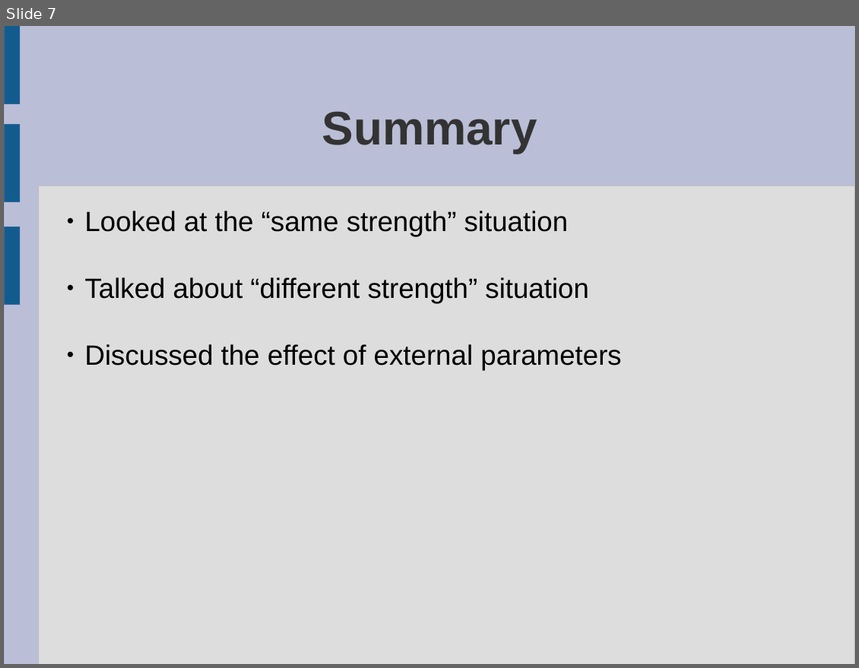
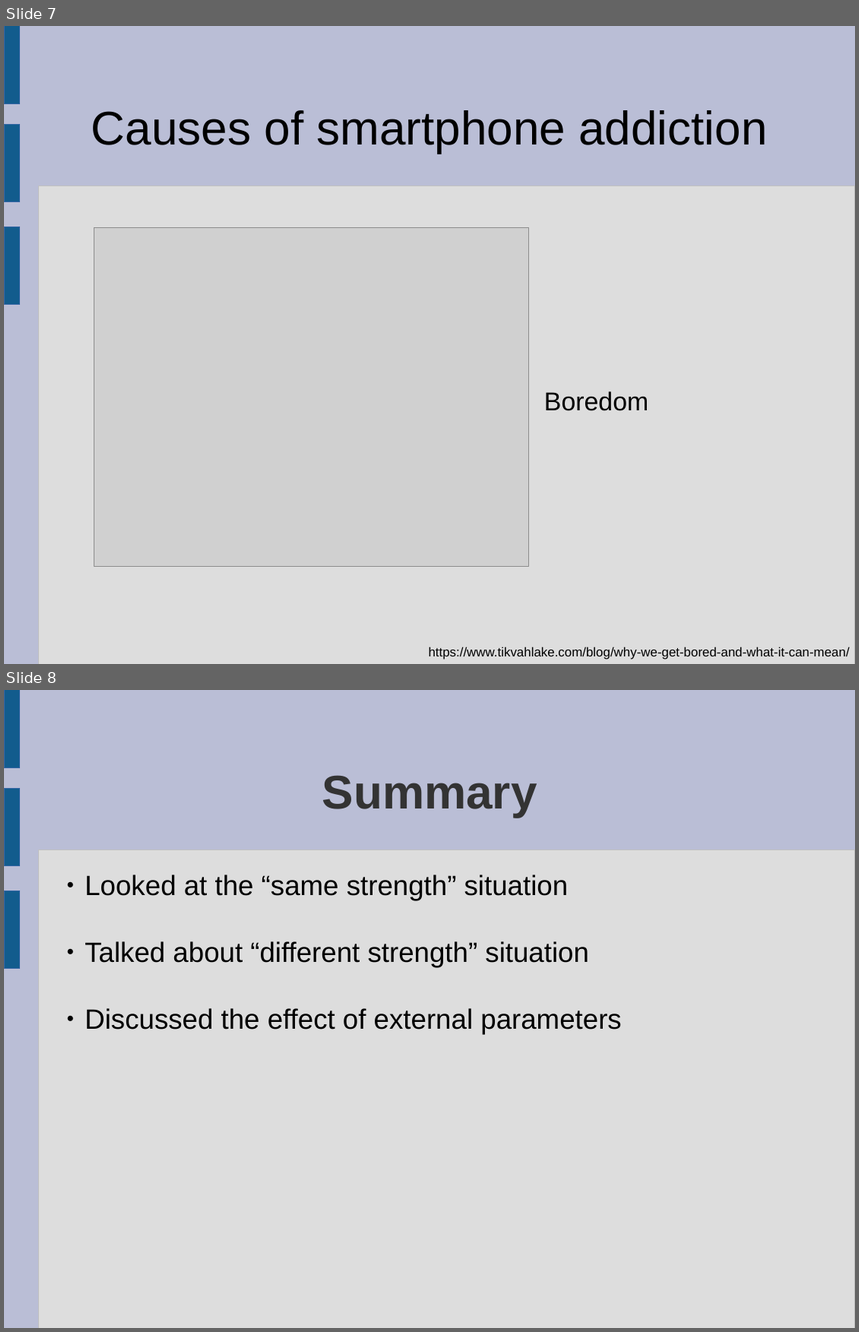
Before and after one commit to llmontoryxd/english, a slide deck: Presentation_8sem_1.odp. Shown one above the other, each under a label of ours: slide 7 before the commit, slides 7 and 8 after it. The pictures are 859x668 and 859x1332 pixels, drawn with LibreOffice and Linux fonts; fonts in the diff are those of the drawing; grey boxes stand for pictures. Boxes give left, top, right and bottom in pixels: in the first picture for what was removed or moved away, otherwise in the second. Text is boxed around its words. In the diff, an @@ line names an element or a change of style, - is before the commit and + after.

```diff
--- a/Presentation_8sem_1.odp
+++ b/Presentation_8sem_1.odp
@@ slide 7 added at [4,26,855,664], background #BABED6; not listed: 4 template elements that a slide beside it also shows @@
@@ title added at [91,110,767,154], 44 pt, text #000000 @@
+Causes of smartphone addiction
@@ picture added at [94,227,529,566] @@
@@ text added at [544,392,648,411], 24 pt, text #000000 @@
+Boredom
@@ text added at [429,647,850,660], 12 pt, text #000000 @@
+https://www.tikvahlake.com/blog/why-we-get-bored-and-what-it-can-mean/
@@ what was slide 7 is now slide 8 @@
```
Also in this commit, not shown: 1 slide changed, 5 other slides added, 5 slides removed, 18 other files.
